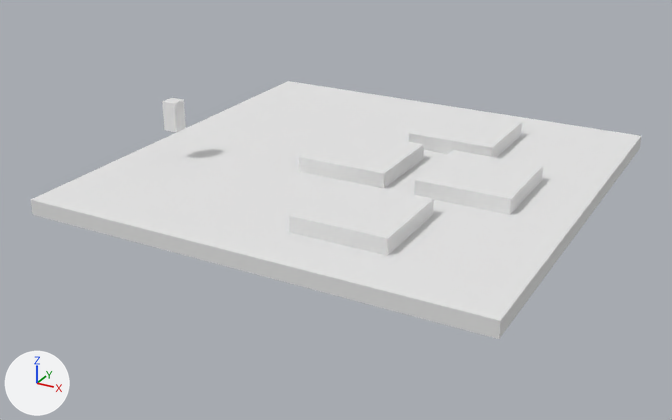
The OBJ model data/models/ShootingRange.obj as it was, and as the next commit left it.
Both versions are drawn from a camera (50 mm lens) standing at (53.0, -103.7, 45.5) and looking at (-1.4, -4.8, -4.0). The axes (+X, +Y, +Z) are drawn at lower left. The lights are the same throughout. Where no turn or scale is listed for an object, it has been applied to the vertices.

Objects in the first picture: 'Cube.001_Cube.002', 'Cube.002_Cube.003', 'Cube.003_Cube.004', 'Cube.004_Cube.005', 'Cube_Cube.001', 'Floor_Cube'.
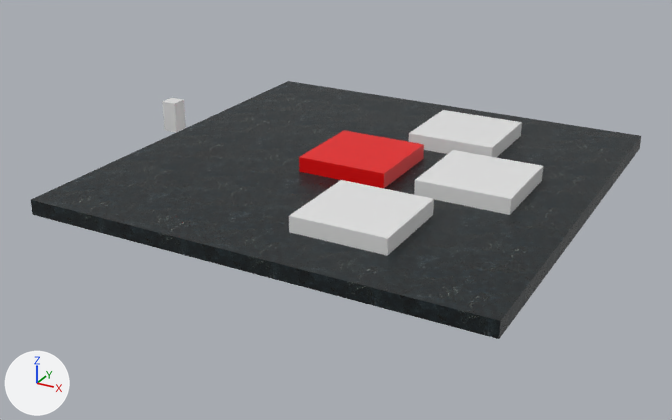
Boxes (x1, y1, x2, y2) around the edits, measured in the pictures (672 x 420 px):
```json
{"object": "Floor_Cube", "change": "recoloured", "before": [31, 81, 641, 339], "after": [31, 81, 641, 339], "on screen": "white to black"}
{"object": "Cube_Cube.001", "change": "recoloured", "before": [299, 130, 424, 189], "after": [299, 130, 424, 189], "on screen": "white to red"}
```

Scene script edits in JSON lines:
```json
{"op": "add", "block": "img_rock035_1k_normal_jpg", "code": ["img_rock035_1k_normal_jpg = load_image('Rock035_1K_Normal.jpg', '../textures/Rock035_1K-JPG/Rock035_1K_Normal.jpg', 1024, 1024, 'sRGB')"]}
{"op": "add", "block": "img_rock035_1k_roughness_jpg", "code": ["img_rock035_1k_roughness_jpg = load_image('Rock035_1K_Roughness.jpg', '../textures/Rock035_1K-JPG/Rock035_1K_Roughness.jpg', 1024, 1024, 'sRGB')"]}
{"op": "add", "block": "img_rock035_1k_color_jpg", "code": ["img_rock035_1k_color_jpg = load_image('Rock035_1K_Color.jpg', '../textures/Rock035_1K-JPG/Rock035_1K_Color.jpg', 1024, 1024, 'sRGB')"]}
{"op": "set", "path": "mat_material.base_color", "old": "(0.8, 0.8, 0.8)", "new": "(0.8, 0.0, 0.000536)", "note": "white #e7e7e7 -> red #e70002"}
{"op": "add", "block": "mat_material_001", "code": ["mat_material_001 = bpy.data.materials.new('Material.001')", "# uses the picture img_rock035_1k_color_jpg", "# uses the picture img_rock035_1k_normal_jpg", "# uses the picture img_rock035_1k_roughness_jpg"]}
{"block": "me_floor_cube", "where": "me_floor_cube.from_pydata(...)  # 8 vertices, 12 faces; spans x -30.0..30.0, y -30.0..30.0, z -1.0..1.0"}
{"op": "remove", "block": "me_floor_cube", "code": "me_floor_cube.materials.append(mat_none)  # white #e7e7e7"}
{"op": "add", "block": "me_floor_cube", "code": "me_floor_cube.materials.append(mat_material_001)"}
```
